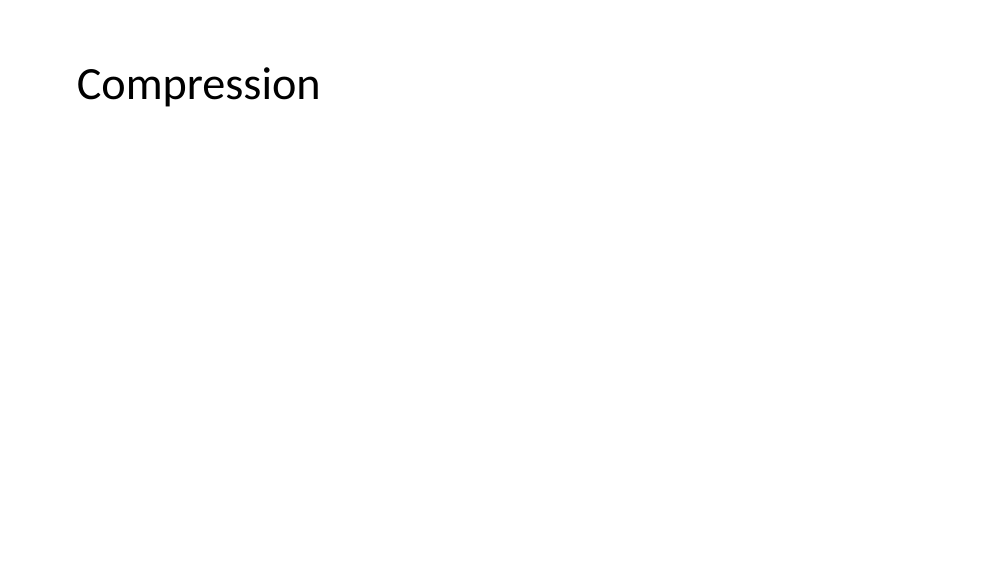
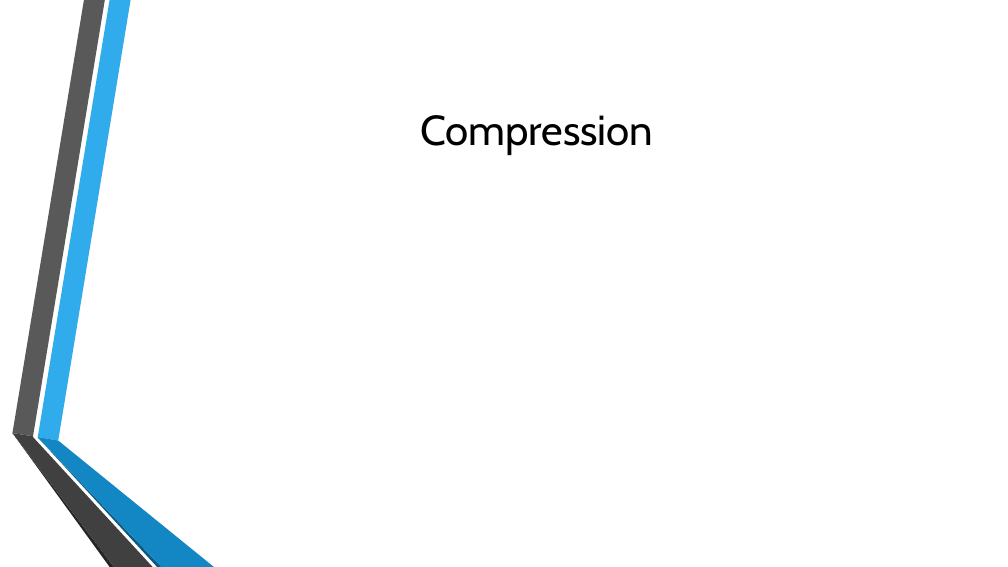
Before and after one commit to pop2211/Huffman, a slide deck: slide 7 of diapoHuffman.pptm. Drawn at 1008x567 pixels with LibreOffice and Linux fonts; fonts in the diff are those of the drawing; background and template pictures are left out. Boxes give left, top, right and bottom in pixels: in the first picture for what was removed or moved away, otherwise in the second. Text is boxed around its words. In the diff, an @@ line names an element or a change of style, - is before the commit and + after.

```diff
--- a/diapoHuffman.pptm
+++ b/diapoHuffman.pptm
@@ title "Compression": place and size @@
-title "Compression" at [77,67,321,107]
+title "Compression" at [420,115,653,155]
@@ title "Compression" at [420,115,653,155]: size 44 to 40 pt, font Calibri to Cabin; alignment left to centre; line spacing 0.9 to 1 @@
@@ group added at [12,0,214,567]: 6 freeform shapes @@
```
Also in this commit, not shown: 8 other slides changed.
